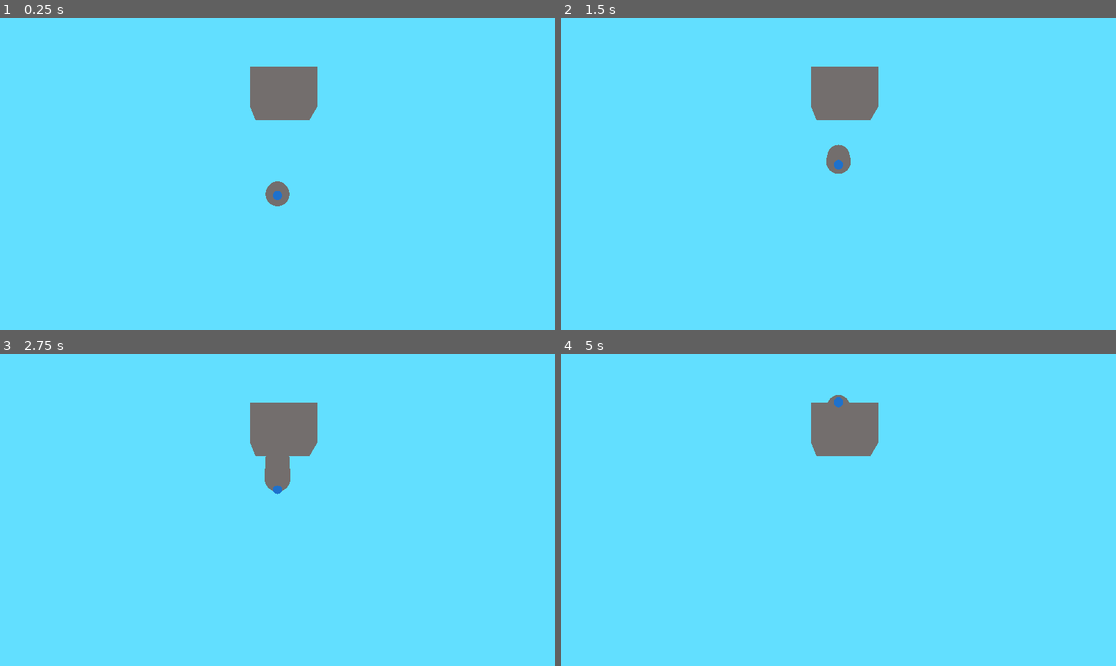
Above: before the commit, frames 1-4 (two rows, left to right).
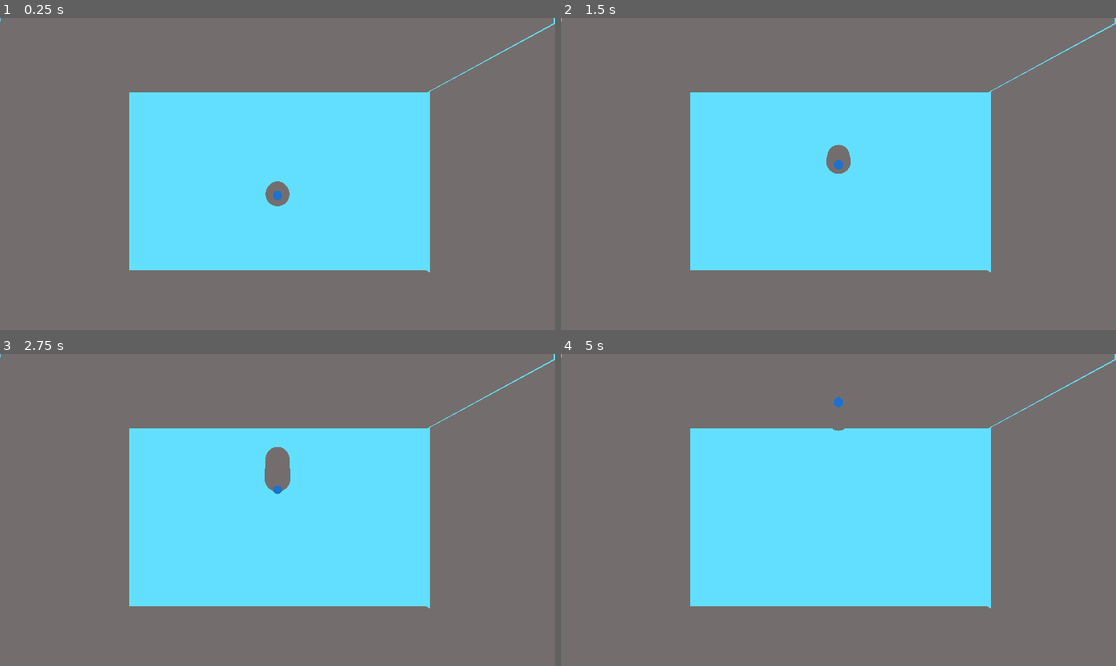
Above: after the commit, the same moments.

Repository: johnf008/Another_3d_Game
Game: Godot game, scene res://game.tscn
Two runs of this game, one before a commit and one after it. Both use one fixed random seed, a clock stepped at 60 frames per second and the inputs below.
Inputs:
- Up to frame 1 (0.25 s): no input
- Up to frame 2 (1.5 s): tap Enter at 0.5 s; hold Space (fly) 0.53-1.28 s; tap Space (fly) at 1.35 s
- Up to frame 3 (2.75 s): hold Space (fly) from 2.03 s (still down)
- Up to frame 4 (5 s): release Space (fly) at 2.78 s; tap Space (fly) at 2.85, 4.35 s; hold Space (fly) 3.53-4.28 s

The runs differ from the first frame. In frame 1, 69% of the frame differs, in the area x 0-100%, y 0-100%; in frame 2, 69%; in frame 3, 69%; in frame 4, 69%.

Commit message:
Created template for scene sizing & placement of pipes

Diff:
--- a/game.tscn
+++ b/game.tscn
@@ -11,8 +11,16 @@
 [node name="Game" type="Node3D"]
 
 [node name="CSGBox3D" type="CSGBox3D" parent="."]
-transform = Transform3D(1, 0, 0, 0, 1, 0, 0, 0, 1, -2.5, 35.9939, 82.5)
-size = Vector3(27, 16, 20)
+transform = Transform3D(1, 0, 0, 0, 1, 0, 0, 0, 1, 0.0393066, 18.716, 24.5)
+size = Vector3(63.8784, 0.612793, 20)
+
+[node name="CSGBox3D2" type="CSGBox3D" parent="."]
+transform = Transform3D(-4.37114e-08, -1, 0, 1, -4.37114e-08, 0, 0, 0, 1, -32.9607, -0.844837, 24.5)
+size = Vector3(39, 0.612793, 20)
+
+[node name="CSGBox3D3" type="CSGBox3D" parent="."]
+transform = Transform3D(-4.37114e-08, -1, 0, 1, -4.37114e-08, 0, 0, 0, 1, 32.0393, -0.844837, 24.5)
+size = Vector3(39, 0.612793, 20)
 
 [node name="CharacterBody3D" parent="." instance=ExtResource("1_80nbo")]
 transform = Transform3D(-1, 7.57103e-08, 4.37114e-08, 7.57103e-08, 1, 0, -4.37114e-08, 0, -1, 0, 0, 0)
@@ -22,3 +30,7 @@
 
 [node name="Camera3D" type="Camera3D" parent="."]
 transform = Transform3D(-1, 0, -8.74228e-08, 0, 1, 0, 8.74228e-08, 0, -1, 0, 1, -9)
+
+[node name="CSGBox3D4" type="CSGBox3D" parent="."]
+transform = Transform3D(1, 0, 0, 0, 1, 0, 0, 0, 1, 0.0732841, -19.925, 24.5463)
+size = Vector3(63.8784, 0.612793, 20)
--- /dev/null
+++ b/level/scene_template_size.tscn
@@ -0,0 +1,19 @@
+[gd_scene format=3 uid="uid://ci5c8vw6b2xga"]
+
+[node name="pipe_module_one" type="Node3D"]
+
+[node name="CSGBox3D" type="CSGBox3D" parent="."]
+transform = Transform3D(1, 0, 0, 0, 1, 0, 0, 0, 1, 0.0393066, 18.716, 24.5)
+size = Vector3(63.8784, 0.612793, 20)
+
+[node name="CSGBox3D2" type="CSGBox3D" parent="."]
+transform = Transform3D(-4.37114e-08, -1, 0, 1, -4.37114e-08, 0, 0, 0, 1, -32.9607, -0.844837, 24.5)
+size = Vector3(39, 0.612793, 20)
+
+[node name="CSGBox3D3" type="CSGBox3D" parent="."]
+transform = Transform3D(-4.37114e-08, -1, 0, 1, -4.37114e-08, 0, 0, 0, 1, 32.0393, -0.844837, 24.5)
+size = Vector3(39, 0.612793, 20)
+
+[node name="CSGBox3D4" type="CSGBox3D" parent="."]
+transform = Transform3D(1, 0, 0, 0, 1, 0, 0, 0, 1, 0.0732841, -19.925, 24.5463)
+size = Vector3(63.8784, 0.612793, 20)
